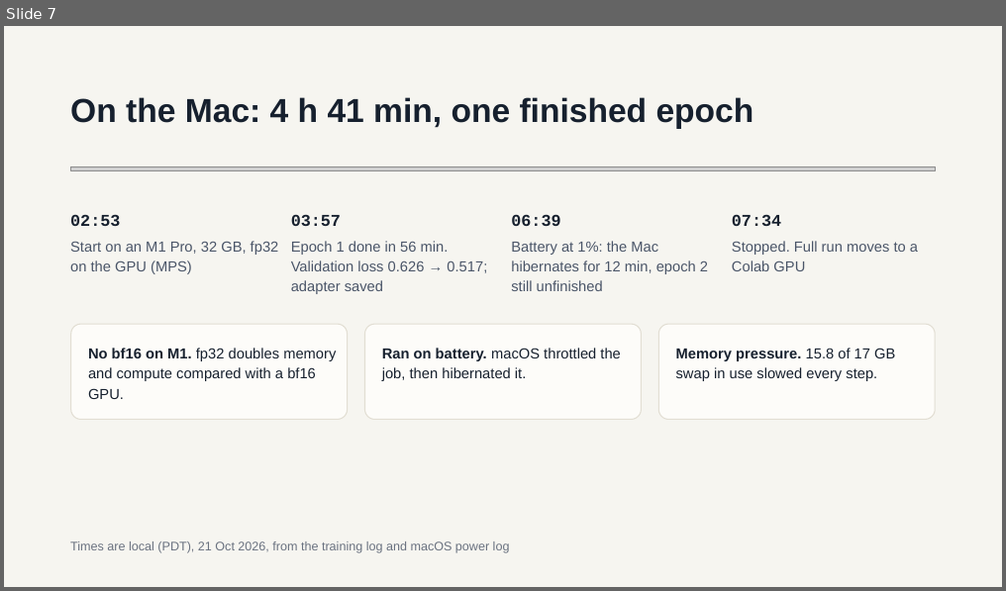
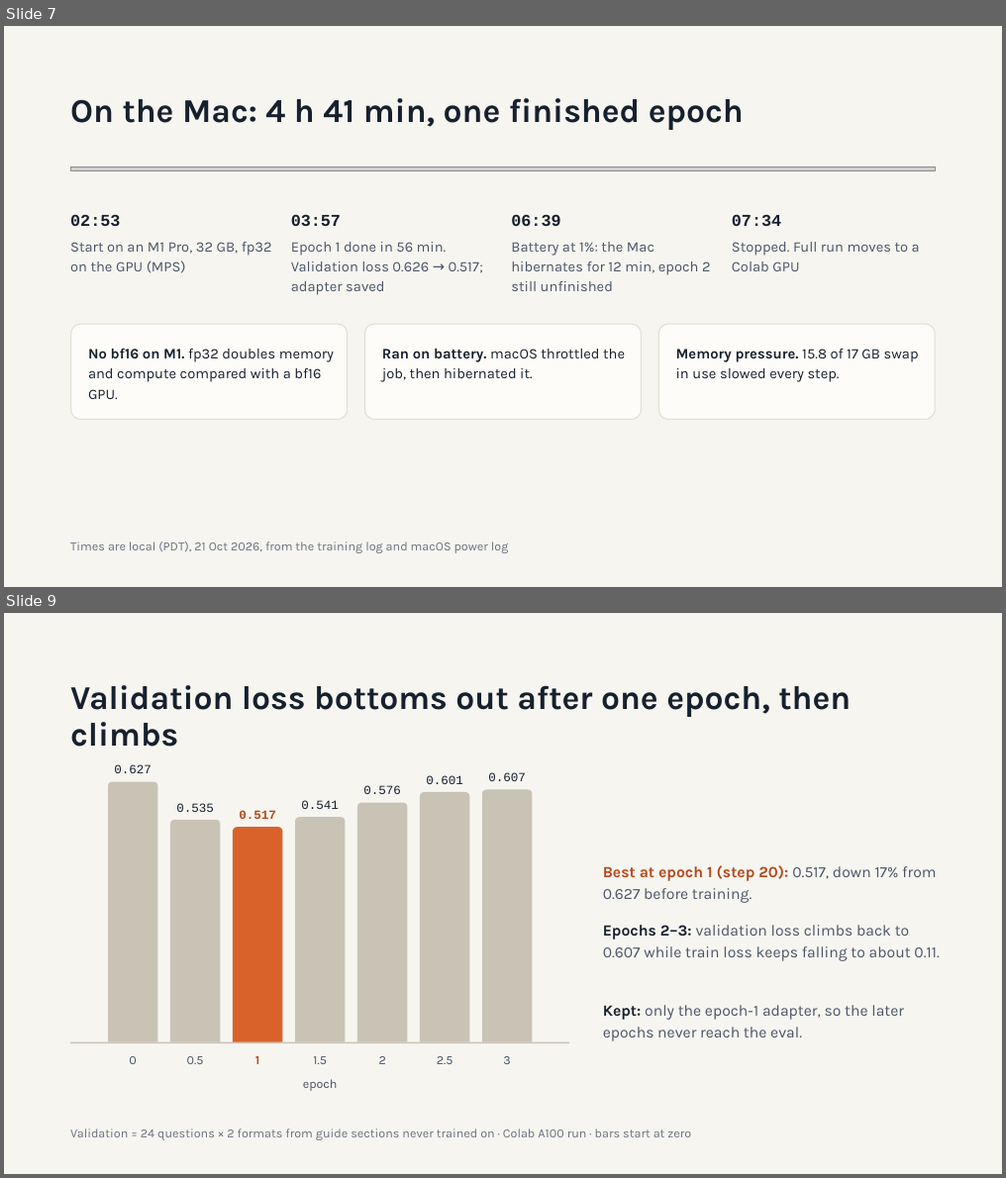
Before and after one commit to dougc333/geha, a slide deck: docs/GEHA Generator LoRA Finetuning.pptx. Shown one above the other, each under a label of ours: slide 7 before the commit, slides 7 and 9 after it; the slides between them are not shown. The pictures are 1006x591 and 1006x1178 pixels, drawn with LibreOffice and Linux fonts; fonts in the diff are those of the drawing; grey boxes stand for pictures; background and template pictures are left out. Boxes give left, top, right and bottom in pixels: in the first picture for what was removed or moved away, otherwise in the second. Text is boxed around its words. In the diff, an @@ line names an element or a change of style, - is before the commit and + after.

```diff
--- a/docs/GEHA Generator LoRA Finetuning.pptx
+++ b/docs/GEHA Generator LoRA Finetuning.pptx
@@ slide 9 added at bbox=[4, 613, 1002, 1174], background #F6F5F0 @@
@@ title added at bbox=[70, 685, 850, 747], 32 pt, text #16202E, bold @@
+Validation loss bottoms out after one epoch, then climbs
@@ freeform shape added at bbox=[108, 782, 158, 1043], fill #C9C3B5 @@
@@ text added at bbox=[114, 764, 152, 773], 12 pt, text #16202E @@
+0.627
@@ text added at bbox=[363, 785, 401, 794], 12 pt, text #16202E @@
+0.576
@@ text added at bbox=[426, 775, 463, 784], 12 pt, text #16202E @@
+0.601
@@ freeform shape added at bbox=[482, 789, 533, 1043], fill #C9C3B5 @@
@@ text added at bbox=[488, 772, 526, 781], 12 pt, text #16202E @@
+0.607
@@ freeform shape added at bbox=[170, 820, 221, 1042], fill #C9C3B5 @@
@@ text added at bbox=[176, 803, 214, 812], 12 pt, text #16202E @@
+0.535
@@ text added at bbox=[239, 810, 276, 819], 12 pt, text #B4481A, bold @@
+0.517
@@ freeform shape added at bbox=[295, 817, 346, 1043], fill #C9C3B5 @@
@@ text added at bbox=[301, 800, 339, 809], 12 pt, text #16202E @@
+0.541
@@ freeform shape added at bbox=[357, 802, 408, 1042], fill #C9C3B5 @@
@@ freeform shape added at bbox=[420, 792, 470, 1042], fill #C9C3B5 @@
@@ freeform shape added at bbox=[233, 827, 283, 1043], fill #D9622B @@
@@ text added at bbox=[603, 865, 936, 903], 15 pt, text #4A5568 @@
+Best at epoch 1 (step 20): 0.517, down 17% from 0.627 before training.
@@ text added at bbox=[603, 925, 939, 961], 15 pt, text #4A5568 @@
+Epochs 2–3: validation loss climbs back to 0.607 while train loss keeps falling to about 0.11.
@@ text added at bbox=[603, 1005, 904, 1042], 15 pt, text #4A5568 @@
+Kept: only the epoch‑1 adapter, so the later epochs never reach the eval.
@@ line added from (70, 1044) to (570, 1044), #C9C3B5 1.5 pt @@
@@ text added at bbox=[129, 1057, 136, 1064], 12 pt, text #4A5568 @@
+0
@@ text added at bbox=[187, 1057, 204, 1064], 12 pt, text #4A5568 @@
+0.5
@@ text added at bbox=[255, 1056, 259, 1064], 12 pt, text #B4481A, bold @@
+1
@@ text added at bbox=[313, 1057, 326, 1064], 12 pt, text #4A5568 @@
+1.5
@@ text added at bbox=[379, 1057, 386, 1064], 12 pt, text #4A5568 @@
+2
@@ text added at bbox=[437, 1057, 453, 1064], 12 pt, text #4A5568 @@
+2.5
@@ text added at bbox=[503, 1057, 510, 1064], 12 pt, text #4A5568 @@
+3
@@ text added at bbox=[303, 1079, 338, 1091], 12 pt, text #4A5568 @@
+epoch
@@ text added at bbox=[70, 1129, 691, 1141], 12 pt, text #6A7280 @@
+Validation = 24 questions × 2 formats from guide sections never trained on · Colab A100 run · bars start at zero
@@ slide 7 changed as well @@
@@ font Arial to Karla in 9 elements at bbox=[70, 98, 744, 130], bbox=[70, 242, 272, 274], bbox=[291, 242, 483, 295], bbox=[511, 242, 711, 291], bbox=[732, 242, 920, 272], bbox=[71, 324, 348, 419], bbox=[364, 324, 642, 419], bbox=[659, 324, 936, 419], bbox=[70, 542, 509, 554] @@
```
Also in this commit, not shown: 6 other slides changed, 5 other slides added, 3 slides removed.
